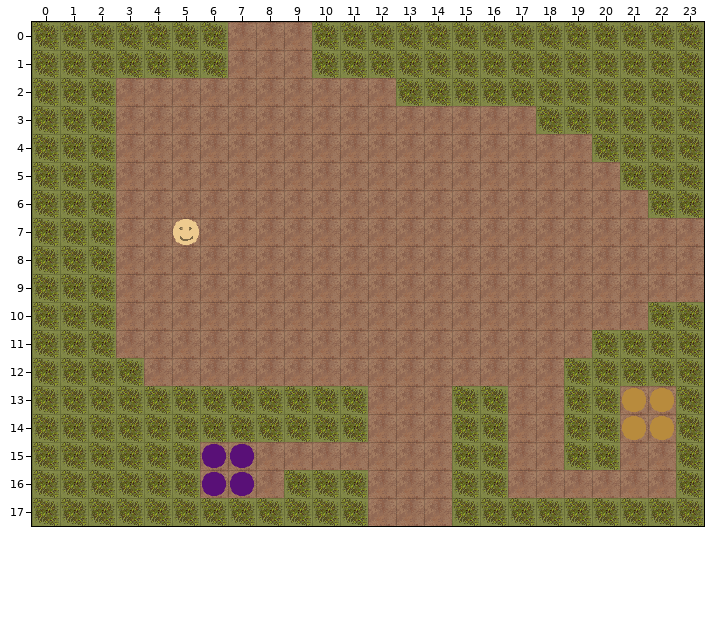
Two states of a Tiled map, android/assets/maps/misc-map-init.tmx. That is the earlier state.
Cells are 32x32 px. Shown: x 0..23, y 0..17.
Now the later version:
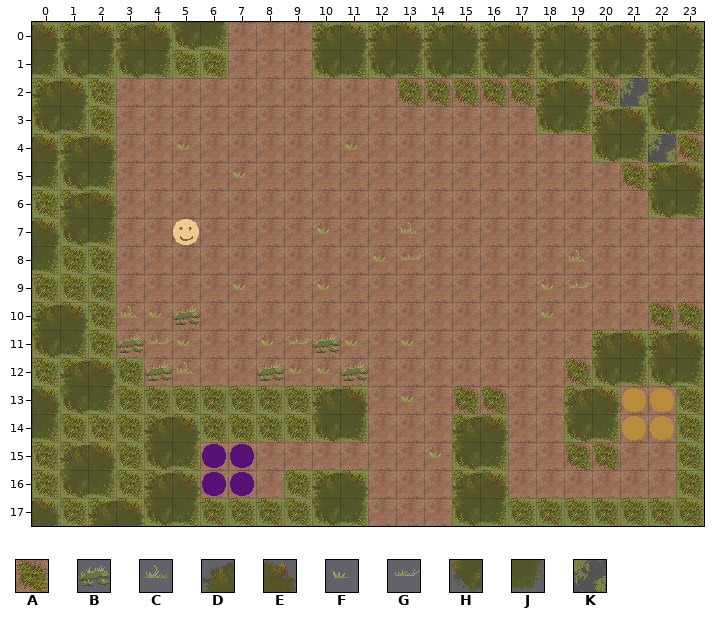
Key: from "tilset": A 16, B 20, C 21, D 22, E 23, F 24, G 25, H 26, J 27, K 32.
_ is an empty cell.
Tiles of an added or newly shown layer are drawn over the layers below it.
Difference:
Layer "deco" (added):
There is now tile A in row 2 at x 13 to 17 and 20; in row 4 at x 23; in row 5 at x 21; in row 10 at x 22 to 23; in row 12 at x 19; in row 13 at x 15 to 16.
There is now tile A in row 15 at x 19 to 20.
There is now tile B in row 10 at x 5; in row 11 at x 3 and 10; in row 12 at x 4, 8 and 11.
There is now tile C in row 7 at x 13; in row 8 at x 19; in row 10 at x 3; in row 12 at x 5.
There is now tile D in row 0 at x 1, 3, 10, 12, 14, 16, 18, 20 and 22; in row 2 at x 0, 18 and 22; in row 3 at x 20; in row 4 at x 1; in row 5 at x 22; in row 6 at x 1.
There is now tile D in row 10 at x 0; in row 11 at x 20 and 22; in row 12 at x 1; in row 13 at x 10 and 19; in row 14 at x 4 and 15; in row 15 at x 1.
There is now tile D in row 16 at x 4, 10 and 15; in row 17 at x 2.
There is now tile E in row 0 at x 0, 2, 4, 11, 13, 15, 17, 19, 21 and 23; in row 2 at x 1, 19 and 23; in row 3 at x 21; in row 4 at x 0 and 2; in row 5 at x 23; in row 6 at x 2.
There is now tile E in row 7 at x 0; in row 10 at x 1; in row 11 at x 21 and 23; in row 12 at x 2; in row 13 at x 0, 11 and 20; in row 14 at x 5 and 16.
There is now tile E in row 15 at x 2; in row 16 at x 5, 11 and 16; in row 17 at x 0 and 3.
There is now tile F in row 4 at x 5 and 11; in row 5 at x 7; in row 7 at x 10; in row 8 at x 12; in row 9 at x 7, 10 and 18; in row 10 at x 4 and 18.
There is now tile F in row 11 at x 5, 8, 11 and 13; in row 12 at x 9 to 10; in row 13 at x 13; in row 15 at x 14.
There is now tile G in row 8 at x 13; in row 9 at x 19; in row 11 at x 4 and 9.
There is now tile H in row 0 at x 5; in row 1 at x 1, 3, 10, 12, 14, 16, 18, 20 and 22; in row 3 at x 0, 18 and 22; in row 4 at x 20; in row 5 at x 1; in row 6 at x 22.
There is now tile H in row 7 at x 1; in row 11 at x 0; in row 12 at x 20 and 22; in row 13 at x 1; in row 14 at x 10 and 19; in row 15 at x 4 and 15.
There is now tile H in row 16 at x 1; in row 17 at x 4, 10 and 15.
There is now tile J in row 0 at x 6; in row 1 at x 0, 2, 4, 11, 13, 15, 17, 19, 21 and 23; in row 3 at x 1, 19 and 23; in row 4 at x 21; in row 5 at x 0 and 2; in row 6 at x 23.
There is now tile J in row 7 at x 2; in row 8 at x 0; in row 11 at x 1; in row 12 at x 21 and 23; in row 13 at x 2; in row 14 at x 0, 11 and 20.
There is now tile J in row 15 at x 5 and 16; in row 16 at x 2; in row 17 at x 5, 11 and 16.
There is now tile K in row 2 at x 21; in row 4 at x 22.
